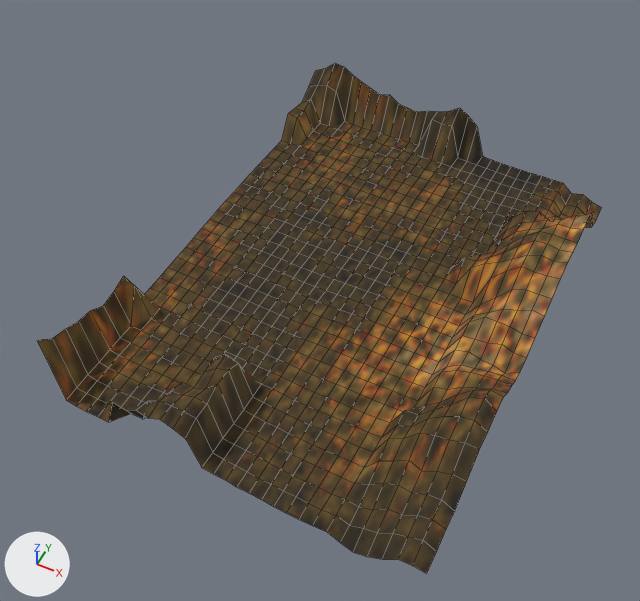
The FBX model tkTools(Scale付き)/Assets/Stage/kazan5.FBX, before and after one commit.
Before and after are seen from a camera (50 mm lens) standing at (64.1, -151.9, 168.8) and looking at (-4.9, -14.1, -3.5). The lights are fixed; the arrows at lower left show +X, +Y and +Z. Mesh edges are drawn as thin lines.
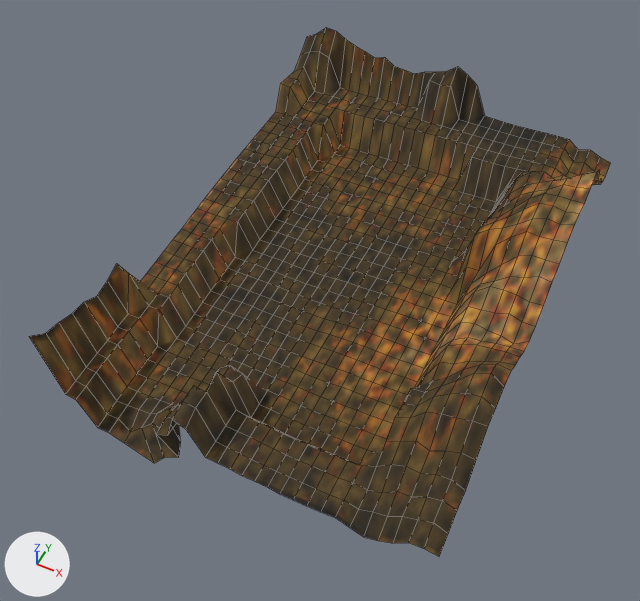
Boxes [x1, y1, x2, y2] around the edits, measured in the pictures (640 x 601 px):
'Plane001', reshaped, turned: before [37, 63, 601, 574]; after [29, 27, 611, 556]

Diff of the bpy script that builds the scene:
```diff
--- a/tkTools(Scale付き)/Assets/Stage/kazan5.FBX.py
+++ b/tkTools(Scale付き)/Assets/Stage/kazan5.FBX.py
@@ me_mesh @@
 # used by ob_plane001; location = (-0.1, -0.1, 0.0); rotation_euler = (-0.0639, 0.0314, -0.0231), in degrees (-3.7, 1.8, -1.3)
-me_mesh.from_pydata(...)  # 961 vertices, 900 faces; spans x -49.9..49.6, y -68.2..68.4, z -16.1..16.0
+me_mesh.from_pydata(...)  # 961 vertices, 900 faces; spans x -50.2..49.3, y -69.9..67.7, z -14.7..26.2
+# me_mesh part 1: 503 of 961 vertices moved; they spanned x -49.9..49.6, y -68.2..68.4, z -16.1..16.0 and now span x -50.2..49.3, y -69.9..67.7, z -14.7..26.2; mean shift (-0.3, -0.6, 9.9); largest move (-29.8, -67.8, -3.8) -> (-20.7, -69.9, -13.3)
 me_mesh.materials.append(mat_material__153)
@@ ob_plane001 @@
 ob_plane001.location = (-0.1, -0.1, 0.0)
-ob_plane001.rotation_euler = (-0.0639, 0.0314, -0.0231)  # degrees (-3.7, 1.8, -1.3)
```
